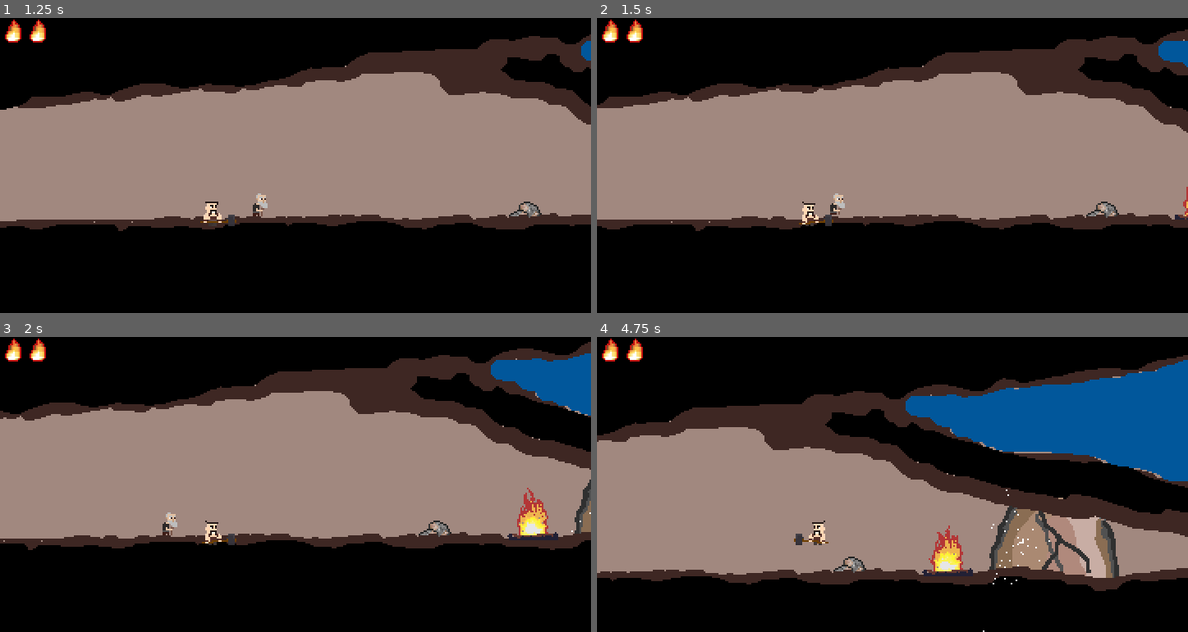
Above: before the commit, frames 1-4 (two rows, left to right).
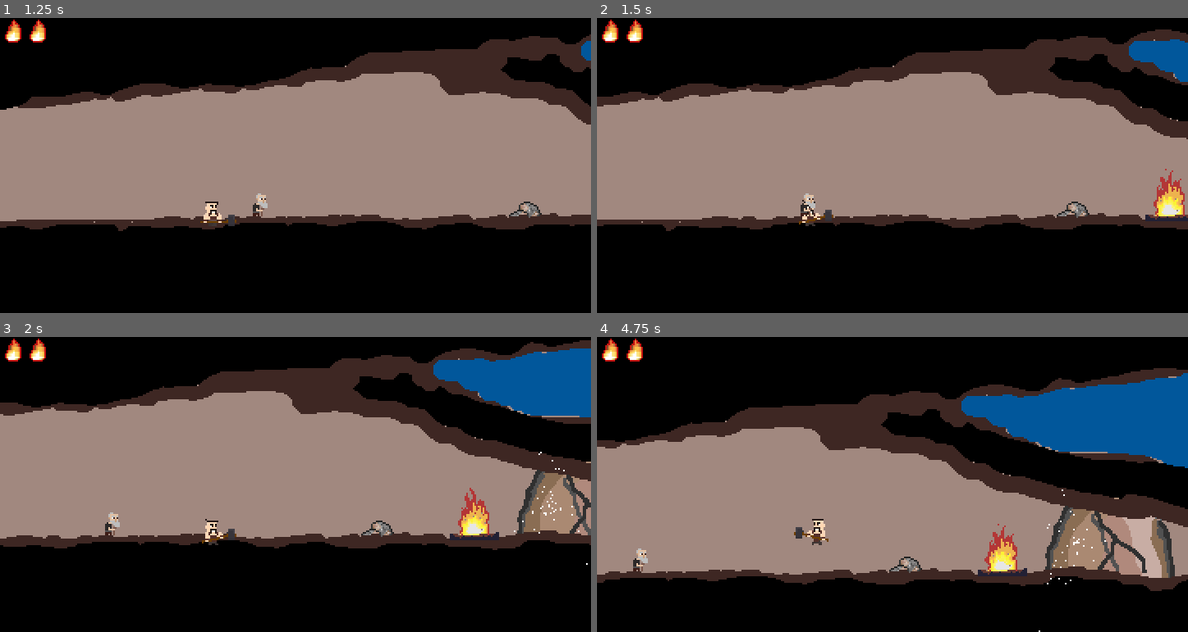
Above: after the commit, the same moments.

Repository: grapdega/deli-demir
Game: Godot game, scene res://sahneler/bolumler/bolum1.tscn
Two runs of this game, one before a commit and one after it. Both use one fixed random seed, a clock stepped at 60 frames per second and the inputs below.
Inputs:
- Up to frame 1 (1.25 s): tap Enter (ui_accept) at 0.5, 0.77 s; hold Right (ui_right) from 0.53 s (still down); tap E (ui_attack) at 0.6 s
- Up to frame 2 (1.5 s): keep holding Right (ui_right); tap E (ui_attack) at 1.35 s
- Up to frame 3 (2 s): keep holding Right (ui_right); tap Enter (ui_accept) at 1.52 s
- Up to frame 4 (4.75 s): release Right (ui_right) at 2.03 s; hold Left (ui_left) 2.03-2.78 s; tap E (ui_attack) every 0.75 s from 2.1 to 4.35 s; hold Right (ui_right) 2.78-4.28 s; tap Enter (ui_accept) at 3.02, 3.77, 4.52 s; hold Left (ui_left) from 4.28 s (still down)

Frame 1 is identical in both runs. In frame 2, 7.8% of the frame differs, in the area x 0-100%, y 3-73%; in frame 3, 16%; in frame 4, 21%, in the area x 0-100%, y 6-100%.

Commit message:
komur drop

Diff:
--- a/sahneler/bolumler/bolum1.tscn
+++ b/sahneler/bolumler/bolum1.tscn
@@ -194,7 +194,7 @@
 position = Vector2(267, 60)
 texture = ExtResource("11_mw3pi")
 
-[node name="komur" type="StaticBody2D" parent="." groups=["kömür"]]
+[node name="komur" type="StaticBody2D" parent="." groups=["maden"]]
 
 [node name="AnimatedSprite2D" type="AnimatedSprite2D" parent="komur"]
 position = Vector2(13, 99)
@@ -245,6 +245,8 @@
 
 [node name="Mob-base" parent="." instance=ExtResource("8_c8oup")]
 position = Vector2(242, 115)
+collision_layer = 2
+collision_mask = 2
 sprite = ExtResource("9_upmh6")
 
 [node name="Partikül" parent="." instance=ExtResource("11_lnn6d")]
--- a/sahneler/bolumler/bolum2.tscn
+++ b/sahneler/bolumler/bolum2.tscn
@@ -1,3 +1,69 @@
-[gd_scene format=3 uid="uid://c2kn8ig5g0cf2"]
+[gd_scene load_steps=8 format=3 uid="uid://c2kn8ig5g0cf2"]
+
+[ext_resource type="Texture2D" uid="uid://do100heo8678u" path="res://kaynak/resim/zemin.png" id="1_73piw"]
+[ext_resource type="Script" uid="uid://8g5k6yvg8j6a" path="res://sahneler/bolumler/bolum_2.gd" id="1_jied2"]
+[ext_resource type="Texture2D" uid="uid://210af81ns7x7" path="res://kaynak/resim/layers/far-mountains.png" id="2_r1yuk"]
+[ext_resource type="PackedScene" uid="uid://qqwfi0hl7del" path="res://sahneler/oyuncu/oyuncu.tscn" id="3_r1yuk"]
+[ext_resource type="Texture2D" uid="uid://c6e6thb3wsfqk" path="res://kaynak/resim/layers/sky.png" id="4_suqi2"]
+[ext_resource type="Texture2D" uid="uid://dn76dqhbk0r1d" path="res://kaynak/resim/layers/front.png" id="5_7cib1"]
+
+[sub_resource type="RectangleShape2D" id="RectangleShape2D_r1yuk"]
+size = Vector2(372, 20)
 
 [node name="Bolum2" type="Node2D"]
+script = ExtResource("1_jied2")
+
+[node name="Oyuncu" parent="." instance=ExtResource("3_r1yuk")]
+
+[node name="zemin" type="StaticBody2D" parent="."]
+position = Vector2(11, 231)
+
+[node name="CollisionShape2D" type="CollisionShape2D" parent="zemin"]
+position = Vector2(169, -72)
+shape = SubResource("RectangleShape2D_r1yuk")
+
+[node name="ParallaxBackground2" type="ParallaxBackground" parent="zemin"]
+
+[node name="ParallaxLayer2" type="ParallaxLayer" parent="zemin/ParallaxBackground2"]
+motion_mirroring = Vector2(360, 0)
+
+[node name="TextureRect" type="TextureRect" parent="zemin/ParallaxBackground2/ParallaxLayer2"]
+offset_right = 360.0
+offset_bottom = 16.0
+texture = ExtResource("4_suqi2")
+stretch_mode = 1
+
+[node name="ParallaxLayer" type="ParallaxLayer" parent="zemin/ParallaxBackground2"]
+motion_scale = Vector2(1.2, 1)
+motion_mirroring = Vector2(360, 0)
+
+[node name="TextureRect" type="TextureRect" parent="zemin/ParallaxBackground2/ParallaxLayer"]
+offset_right = 360.0
+offset_bottom = 16.0
+texture = ExtResource("2_r1yuk")
+stretch_mode = 1
+
+[node name="ParallaxLayer3" type="ParallaxLayer" parent="zemin/ParallaxBackground2"]
+motion_scale = Vector2(1.4, 1)
+motion_mirroring = Vector2(360, 0)
+
+[node name="TextureRect" type="TextureRect" parent="zemin/ParallaxBackground2/ParallaxLayer3"]
+offset_right = 360.0
+offset_bottom = 16.0
+texture = ExtResource("5_7cib1")
+stretch_mode = 6
+
+[node name="ParallaxBackground3" type="ParallaxBackground" parent="zemin"]
+offset = Vector2(0, 140)
+transform = Transform2D(1, 0, 0, 1, 0, 140)
+
+[node name="ParallaxLayer" type="ParallaxLayer" parent="zemin/ParallaxBackground3"]
+motion_mirroring = Vector2(360, 0)
+
+[node name="TextureRect" type="TextureRect" parent="zemin/ParallaxBackground3/ParallaxLayer"]
+offset_top = 10.0
+offset_right = 360.0
+offset_bottom = 26.0
+texture = ExtResource("1_73piw")
+stretch_mode = 1
+metadata/_edit_use_anchors_ = true
--- a/sahneler/bolumler/bolum_1.gd
+++ b/sahneler/bolumler/bolum_1.gd
@@ -1,11 +1,8 @@
 extends Node2D
 
 var fire = 50
-
 var komur = 0
-
 var su_time = 0
-
 var level_clear = false
 
 func _ready() -> void:
@@ -16,22 +13,35 @@
 
 @onready var su : StaticBody2D
 
+var komurs = []
+var num_of_kom = 0
 
 func mine():
 	for mine in $Oyuncu.near_mob:
-		if mine.is_in_group("kömür"):
+		if mine.is_in_group("maden"):
 			$komur/AnimatedSprite2D.play()
+			if num_of_kom < 5:
+				var kom : RigidBody2D
+				num_of_kom+=1;
+				kom = load("res://sahneler/karakter/komur.tscn").instantiate()
+				kom.global_position.x = randi_range(100, 435)
+				kom.global_position.y = 40
+				komurs.append(kom)
+				add_child(kom)
+		if mine in komurs:
 			komur += 1
-			if komur >= 5:
-				komur = 5
-			$"UI/komur".set_value(komur*20)
+			komurs.erase(mine)
+			num_of_kom-=1;
+			$UI/komur.set_value(komur*20)
+			mine.queue_free()
 		if mine.is_in_group("ataş"):
 			fire += komur * 5;
 			$"UI/komur".set_value(0)
 			komur = 0
 		if fire >= 100:
 			level_clear = true
-			$atas.queue_free()
+			if $atas:
+				$atas.queue_free()
 
 func _process(delta: float) -> void:
 	$"UI/ateş".set_value(fire)
--- /dev/null
+++ b/sahneler/bolumler/bolum_2.gd
@@ -0,0 +1,4 @@
+extends Node2D
+
+func _process(delta: float) -> void:
+	$zemin.global_position.x = $Oyuncu.global_position.x
--- /dev/null
+++ b/sahneler/karakter/komur.tscn
@@ -0,0 +1,14 @@
+[gd_scene load_steps=3 format=3 uid="uid://b8yyraqaj67kd"]
+
+[ext_resource type="Texture2D" uid="uid://b61qsqpiqmvay" path="res://kaynak/resim/komur.png" id="1_qburc"]
+
+[sub_resource type="CircleShape2D" id="CircleShape2D_lxg2n"]
+radius = 7.07107
+
+[node name="komur" type="RigidBody2D"]
+
+[node name="CollisionShape2D" type="CollisionShape2D" parent="." groups=["kömür"]]
+shape = SubResource("CircleShape2D_lxg2n")
+
+[node name="Sprite2D" type="Sprite2D" parent="CollisionShape2D"]
+texture = ExtResource("1_qburc")
--- a/sahneler/oyuncu/oyuncu.gd
+++ b/sahneler/oyuncu/oyuncu.gd
@@ -75,7 +75,7 @@
 	if Input.is_action_just_pressed("ui_attack") and is_on_floor():
 		attack_signal.call()
 		for mob in near_mob:
-			if mob.is_in_group("kömür"):
+			if mob.is_in_group("maden"):
 				shake_timeout = 3
 			if mob.is_in_group("mob"):
 				mob.heal -= 10
--- a/sahneler/oyuncu/oyuncu.tscn
+++ b/sahneler/oyuncu/oyuncu.tscn
@@ -1,9 +1,8 @@
-[gd_scene load_steps=22 format=3 uid="uid://qqwfi0hl7del"]
+[gd_scene load_steps=15 format=3 uid="uid://qqwfi0hl7del"]
 
 [ext_resource type="Script" uid="uid://csg2hi1qbo2st" path="res://sahneler/oyuncu/oyuncu.gd" id="1_xq5k3"]
 [ext_resource type="Texture2D" uid="uid://bih8qgnheuux5" path="res://kaynak/resim/cevdet-idle.png" id="2_mhvpp"]
 [ext_resource type="Texture2D" uid="uid://cg7br01fsna1u" path="res://kaynak/resim/cevdet-walk.png" id="3_6wtns"]
-[ext_resource type="Texture2D" uid="uid://bqnvng3c0dpq5" path="res://kaynak/resim/cevdet-attack1-Sheet.png" id="4_25cv5"]
 
 [sub_resource type="AtlasTexture" id="AtlasTexture_6wtns"]
 atlas = ExtResource("2_mhvpp")
@@ -36,30 +35,6 @@
 [sub_resource type="AtlasTexture" id="AtlasTexture_vwap4"]
 atlas = ExtResource("3_6wtns")
 region = Rect2(128, 0, 32, 16)
-
-[sub_resource type="AtlasTexture" id="AtlasTexture_gghhi"]
-atlas = ExtResource("4_25cv5")
-region = Rect2(0, 0, 64, 32)
-
-[sub_resource type="AtlasTexture" id="AtlasTexture_57dmq"]
-atlas = ExtResource("4_25cv5")
-region = Rect2(64, 0, 64, 32)
-
-[sub_resource type="AtlasTexture" id="AtlasTexture_1lpfd"]
-atlas = ExtResource("4_25cv5")
-region = Rect2(128, 0, 64, 32)
-
-[sub_resource type="AtlasTexture" id="AtlasTexture_hby8k"]
-atlas = ExtResource("4_25cv5")
-region = Rect2(192, 0, 64, 32)
-
-[sub_resource type="AtlasTexture" id="AtlasTexture_5xkcr"]
-atlas = ExtResource("4_25cv5")
-region = Rect2(256, 0, 64, 32)
-
-[sub_resource type="AtlasTexture" id="AtlasTexture_dqjfg"]
-atlas = ExtResource("4_25cv5")
-region = Rect2(320, 0, 64, 32)
 
 [sub_resource type="SpriteFrames" id="SpriteFrames_8825k"]
 animations = [{
@@ -97,36 +72,19 @@
 "name": &"walk",
 "speed": 10.0
 }, {
-"frames": [{
-"duration": 1.0,
-"texture": SubResource("AtlasTexture_gghhi")
-}, {
-"duration": 1.0,
-"texture": SubResource("AtlasTexture_57dmq")
-}, {
-"duration": 1.0,
-"texture": SubResource("AtlasTexture_1lpfd")
-}, {
-"duration": 1.0,
-"texture": SubResource("AtlasTexture_hby8k")
-}, {
-"duration": 1.0,
-"texture": SubResource("AtlasTexture_5xkcr")
-}, {
-"duration": 1.0,
-"texture": SubResource("AtlasTexture_dqjfg")
-}],
+"frames": [],
 "loop": true,
 "name": &"zbam",
-"speed": 10.0
+"speed": 5.0
 }]
 
 [sub_resource type="CapsuleShape2D" id="CapsuleShape2D_6wtns"]
 radius = 7.0
 height = 14.0
 
-[sub_resource type="CircleShape2D" id="CircleShape2D_6wtns"]
-radius = 7.0
+[sub_resource type="CapsuleShape2D" id="CapsuleShape2D_25cv5"]
+radius = 9.0
+height = 24.0
 
 [node name="Oyuncu" type="CharacterBody2D"]
 script = ExtResource("1_xq5k3")
@@ -134,8 +92,6 @@
 [node name="sıprayt" type="AnimatedSprite2D" parent="."]
 sprite_frames = SubResource("SpriteFrames_8825k")
 animation = &"zbam"
-frame = 5
-frame_progress = 0.3177
 
 [node name="kolaydır" type="CollisionShape2D" parent="."]
 shape = SubResource("CapsuleShape2D_6wtns")
@@ -147,4 +103,6 @@
 position = Vector2(11, 0)
 
 [node name="kolaydır_areya" type="CollisionShape2D" parent="areya"]
-shape = SubResource("CircleShape2D_6wtns")
+position = Vector2(-7, 0)
+rotation = 1.57079
+shape = SubResource("CapsuleShape2D_25cv5")
Not shown, added: sahneler/bolumler/bolum_2.gd.uid
